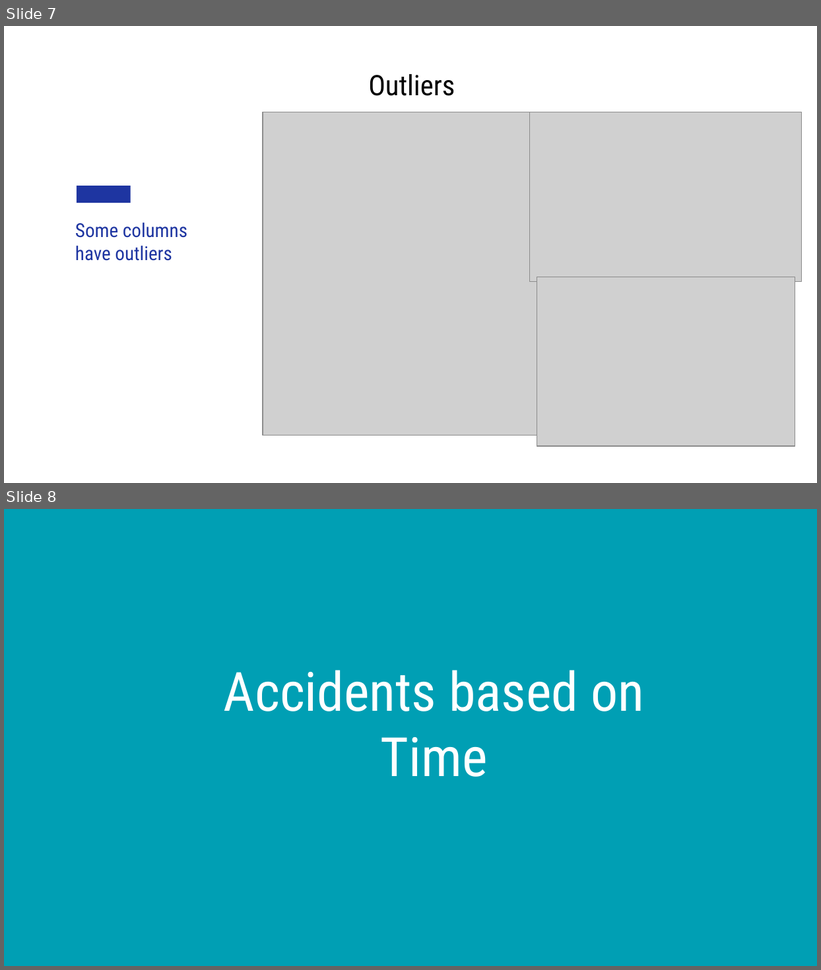
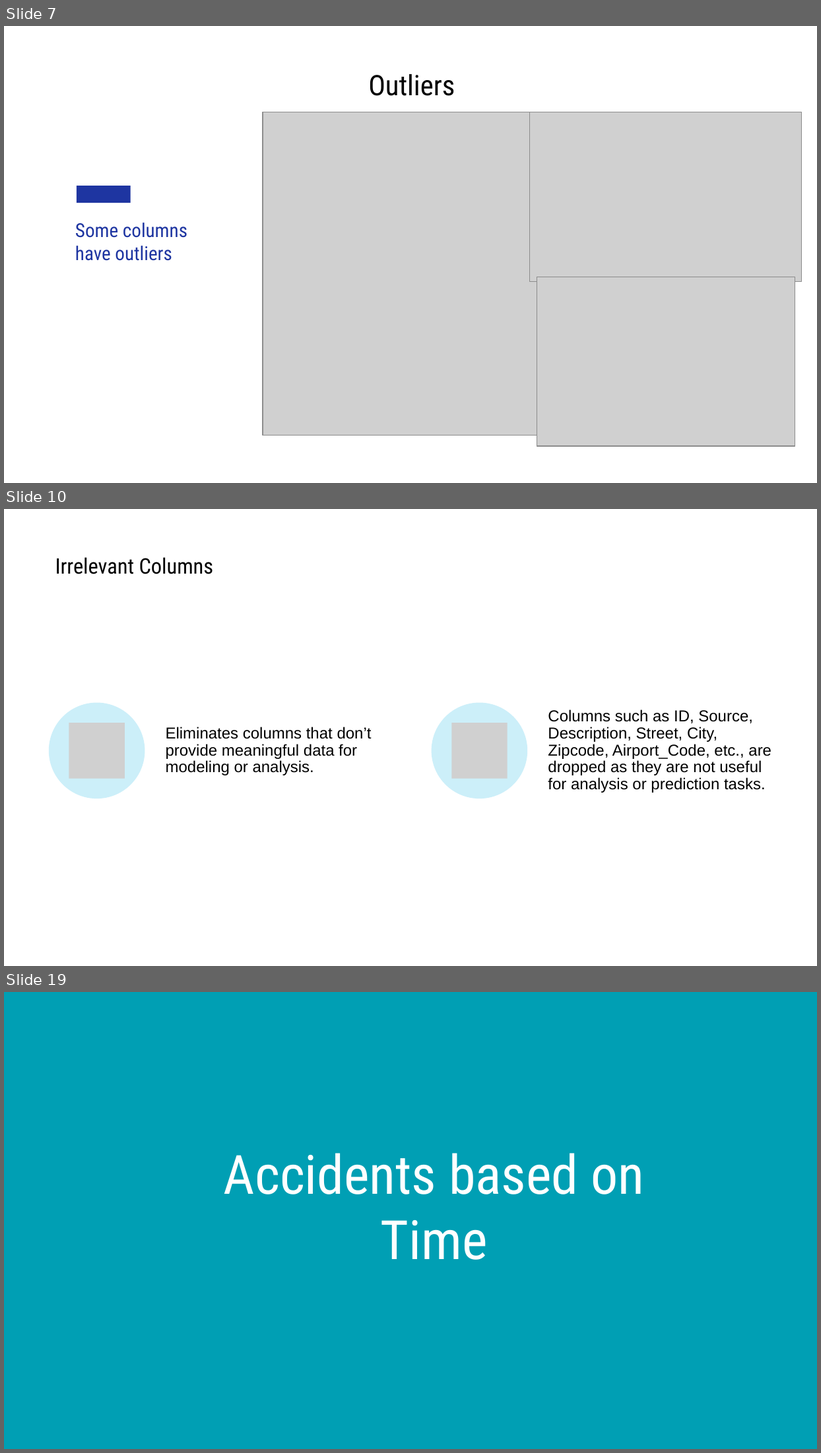
Before and after one commit to Person-Ad/US-Accidents-Big-Data-Analytics-Spark, a slide deck: docs/Team 10 Presentation.pptx. Shown one above the other, each under a label of ours: slides 7 and 8 before the commit, slides 7, 10 and 19 after it; the slides between them are not shown. The pictures are 821x970 and 821x1453 pixels, drawn with LibreOffice and Linux fonts; fonts in the diff are those of the drawing; grey boxes stand for pictures. Boxes give left, top, right and bottom in pixels: in the first picture for what was removed or moved away, otherwise in the second. Text is boxed around its words. In the diff, an @@ line names an element or a change of style, - is before the commit and + after.

```diff
--- a/docs/Team 10 Presentation.pptx
+++ b/docs/Team 10 Presentation.pptx
@@ slide 10 added at [4, 509, 817, 966], background #FFFFFF @@
@@ title added at [55, 557, 214, 574], 19 pt, text #000000 @@
+Irrelevant Columns
@@ group added at [49, 702, 772, 799]: 2 ellipses, 2 pictures, 2 texts @@
+Eliminates columns that don’t provide meaningful data for modeling or analysis.
+Columns such as ID, Source, Description, Street, City, Zipcode, Airport_Code, etc., are dropped as they are not useful for analysis or prediction tasks.
@@ what was slide 8 is now slide 19 @@
```
Also in this commit, not shown: 18 other slides added, 1 slide removed, 2 other files.
